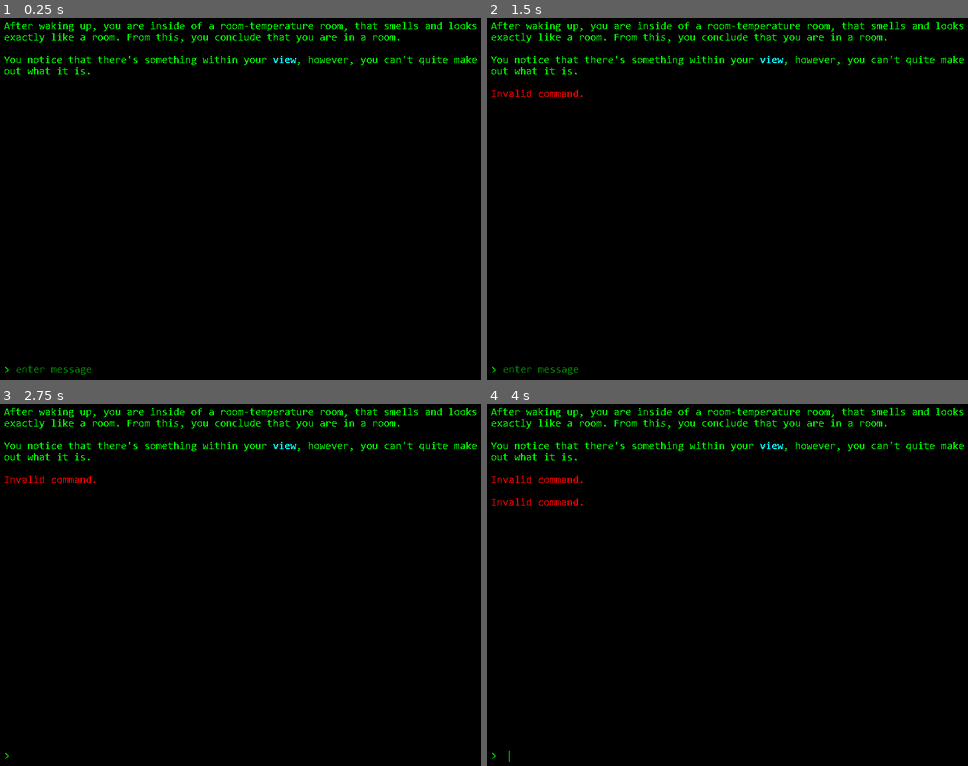
Above: before the commit, frames 1-4 (two rows, left to right).
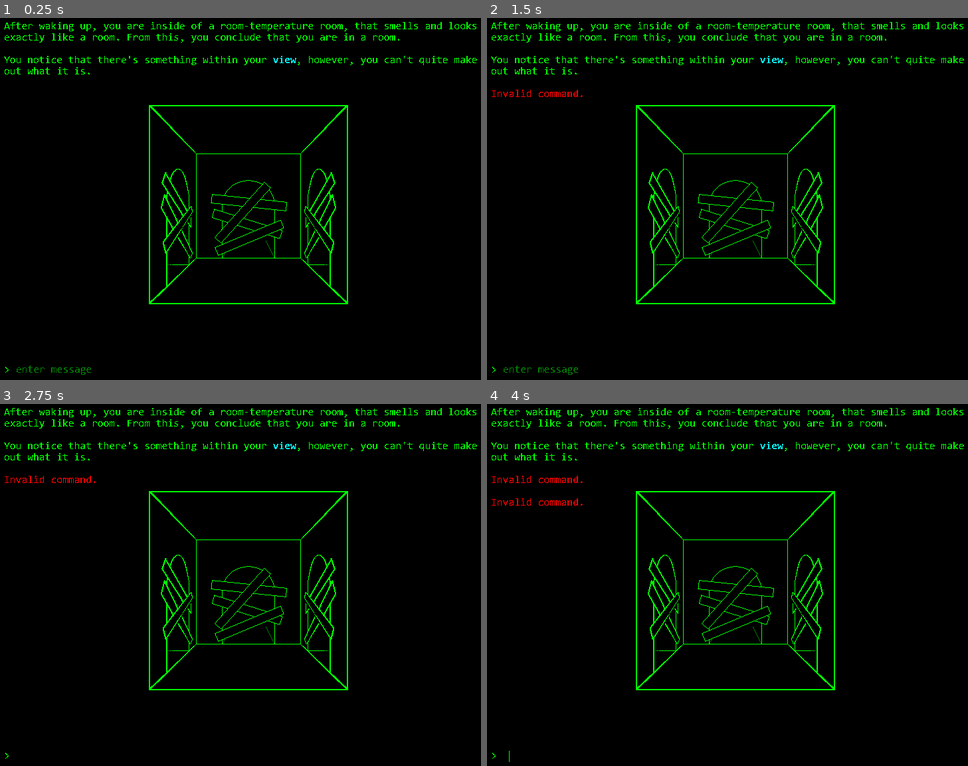
Above: after the commit, the same moments.

Repository: fidgetplayz48/textadventuregamejam
Game: Godot game, scene res://scenes/main.tscn
Same seed, same stepped clock (60 frames per second), same inputs: the game is played once before the commit and once after it.
Inputs (mouse positions are in pixels of both pictures, inside the frame that each line leads up to):
- Up to frame 1 (0.25 s): no input
- Up to frame 2 (1.5 s): click (741, 369) at 0.52 s; type "12" at 0.6 s; tap Enter at 1.25 s
- Up to frame 3 (2.75 s): tap Space at 2 s
- Up to frame 4 (4 s): tap Enter at 2.75 s; tap Space at 3.5 s

The runs differ from the first frame. In frame 1, 1.8% of the frame differs, in the area x 30-73%, y 24-80%; in frame 2, 1.8%; in frame 3, 1.8%; in frame 4, 1.8%.
Error after the commit: Invalid access to property or key 'map' on a base object of type 'Nil'. (res://scripts/view.gd:6)

Commit message:
view dw about it

Diff:
--- a/scenes/main.tscn
+++ b/scenes/main.tscn
@@ -1,11 +1,12 @@
-[gd_scene load_steps=7 format=3 uid="uid://t147xpdu3mku"]
+[gd_scene load_steps=8 format=3 uid="uid://t147xpdu3mku"]
 
 [ext_resource type="PackedScene" uid="uid://xn177w5ceh24" path="res://branches/messageenterprefix.tscn" id="1_rmy5g"]
-[ext_resource type="Script" path="res://scenes/main.gd" id="1_xqnip"]
+[ext_resource type="Script" path="res://scripts/main.gd" id="1_xqnip"]
 [ext_resource type="PackedScene" uid="uid://cf0dbku0qc48l" path="res://branches/message_enter.tscn" id="2_iwcdp"]
 [ext_resource type="PackedScene" uid="uid://b7s1i4endmi6n" path="res://branches/textdisplay.tscn" id="3_nyod6"]
 [ext_resource type="PackedScene" uid="uid://dj1cujif0q7q1" path="res://branches/general_sound_player.tscn" id="4_wj2c3"]
 [ext_resource type="PackedScene" uid="uid://bxd5yeylygfi1" path="res://branches/ambience_system.tscn" id="5_j2p38"]
+[ext_resource type="PackedScene" uid="uid://ne0pbb38pi0m" path="res://scenes/view.tscn" id="7_vaxok"]
 
 [node name="textadventure" type="Node2D"]
 script = ExtResource("1_xqnip")
@@ -25,5 +26,8 @@
 
 [node name="ambienceSystem" parent="." instance=ExtResource("5_j2p38")]
 
+[node name="view" parent="." instance=ExtResource("7_vaxok")]
+position = Vector2(400, 300)
+
 [connection signal="text_changed" from="message enter" to="message enter" method="_on_text_changed"]
 [connection signal="text_submitted" from="message enter" to="message enter" method="_on_text_submitted"]
--- a/scenes/view.tscn
+++ b/scenes/view.tscn
@@ -1,8 +1,36 @@
-[gd_scene load_steps=2 format=3 uid="uid://ne0pbb38pi0m"]
+[gd_scene load_steps=9 format=3 uid="uid://ne0pbb38pi0m"]
 
 [ext_resource type="Texture2D" uid="uid://dh3c8rbq7tg4i" path="res://graphics/viewbase.png" id="1_7gf0n"]
+[ext_resource type="Script" path="res://scripts/view.gd" id="1_gsi74"]
+[ext_resource type="Texture2D" uid="uid://ppx1fo82q7dp" path="res://graphics/doorL.png" id="3_ca2ht"]
+[ext_resource type="Texture2D" uid="uid://lhr3cps8dqem" path="res://graphics/barricadeL.png" id="4_cg73p"]
+[ext_resource type="Texture2D" uid="uid://cibuqpqpdnmgg" path="res://graphics/doorR.png" id="5_hamnp"]
+[ext_resource type="Texture2D" uid="uid://bq85kmks6hecl" path="res://graphics/barricadeR.png" id="6_7efqj"]
+[ext_resource type="Texture2D" uid="uid://cefcgsw1levlo" path="res://graphics/doorF.png" id="7_b0gl4"]
+[ext_resource type="Texture2D" uid="uid://cy8gmbuqcgwv5" path="res://graphics/barricadeF.png" id="8_2iv2s"]
 
 [node name="view" type="Node2D"]
+script = ExtResource("1_gsi74")
 
 [node name="base" type="Sprite2D" parent="."]
 texture = ExtResource("1_7gf0n")
+
+[node name="doorL" type="Sprite2D" parent="."]
+texture = ExtResource("3_ca2ht")
+
+[node name="barricadeL" type="Sprite2D" parent="doorL"]
+texture = ExtResource("4_cg73p")
+
+[node name="doorR" type="Sprite2D" parent="."]
+texture = ExtResource("5_hamnp")
+
+[node name="barricadeR" type="Sprite2D" parent="doorR"]
+texture = ExtResource("6_7efqj")
+
+[node name="doorF" type="Sprite2D" parent="."]
+texture = ExtResource("7_b0gl4")
+
+[node name="barricadeF" type="Sprite2D" parent="doorF"]
+texture = ExtResource("8_2iv2s")
+
+[connection signal="visibility_changed" from="." to="." method="_on_visibility_changed"]
--- a/scenes/main.gd
+++ b/scripts/main.gd
@@ -30,3 +30,14 @@
 	for wall in wallsToRemove:
 		if wall not in canGo:
 			canGo.append(wall)
+
+func get_objects_in_current_room():
+	var objects = map[playerLoc[1]][playerLoc[0]]["objects"]
+	return objects
+
+func get_room_by_id(room_id) -> Variant:
+	for row in range(mapIDs.size()):
+		for col in range(mapIDs[row].size()):
+			if mapIDs[row][col] == room_id:
+				return map[row][col] # Return the corresponding room from map
+	return
--- a/scripts/message_enter.gd
+++ b/scripts/message_enter.gd
@@ -54,7 +54,7 @@
 	if command == "credits":
 		textDisplay.attach(textres.dialogue["txt_credits"], command)
 		return
-
+	#TODO fix bbcode leaking
 	if command == "print": #fun
 		var printed = new_text.erase(0, command.length()).strip_edges()
 		textDisplay.attach(printed, new_text)
@@ -82,12 +82,12 @@
 		if target.size() == 0:
 			textDisplay.attach(textres.dialogue["txt_whatEat"], new_text)
 			return
-		if "empty" in get_room_by_id(roomNum)["objects"]:
+		if "empty" in mainNode.get_room_by_id(roomNum)["objects"]:
 			textDisplay.attach(textres.dialogue["txt"+str(roomNum)+"_eatfail"], new_text)
 			return
 		if target.size()>0:
 			if "pizza" in target:
-				if "pizza" in get_room_by_id(roomNum)["objects"]:
+				if "pizza" in mainNode.get_room_by_id(roomNum)["objects"]:
 					mainNode.removeObject("pizza")
 					mainNode.openWalls(["r"])
 					textDisplay.attach(textres.dialogue["txt"+str(roomNum)+"_eat"], new_text)
@@ -99,7 +99,6 @@
 
 	if command in ["inventory","items","supply","stock","reserve","purse"]: #inventory access
 		print(new_text)
-	#Movement: TODO optimize with array for directions n stuff
 
 	if command in ["move","go","proceed","walk","advance"]:
 		print(mainNode.map)
@@ -124,13 +123,6 @@
 	$"../textdisplay".attach(textres.dialogue["errorcmd"])
 	soundSys.playSound("error")
 
-func get_room_by_id(room_id) -> Variant:
-	for row in range(mainNode.mapIDs.size()):
-		for col in range(mainNode.mapIDs[row].size()):
-			if mainNode.mapIDs[row][col] == room_id:
-				return mainNode.map[row][col] # Return the corresponding room from map
-	return
-
 func strip_bbcode(text: String) -> String:
 	var result = text
 	var open_bracket = result.find("[")
--- /dev/null
+++ b/scripts/view.gd
@@ -0,0 +1,6 @@
+extends Node2D
+
+@onready var mainNode = $".."
+
+func _on_visibility_changed() -> void:
+	mainNode.map[mainNode.playerLoc[1]][mainNode.playerLoc[0]]["objects"]
Binary file added: graphics/viewhacker.png
Not shown, added: graphics/viewhacker.png.import
